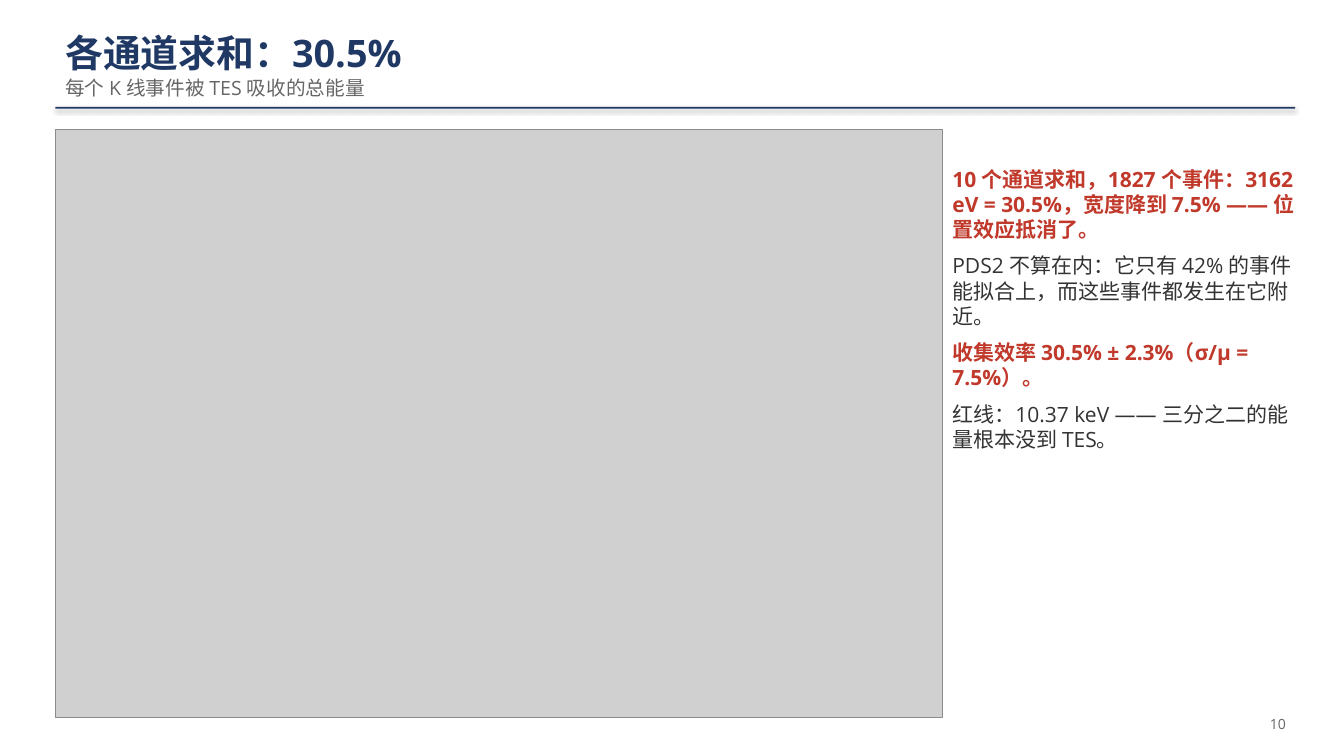
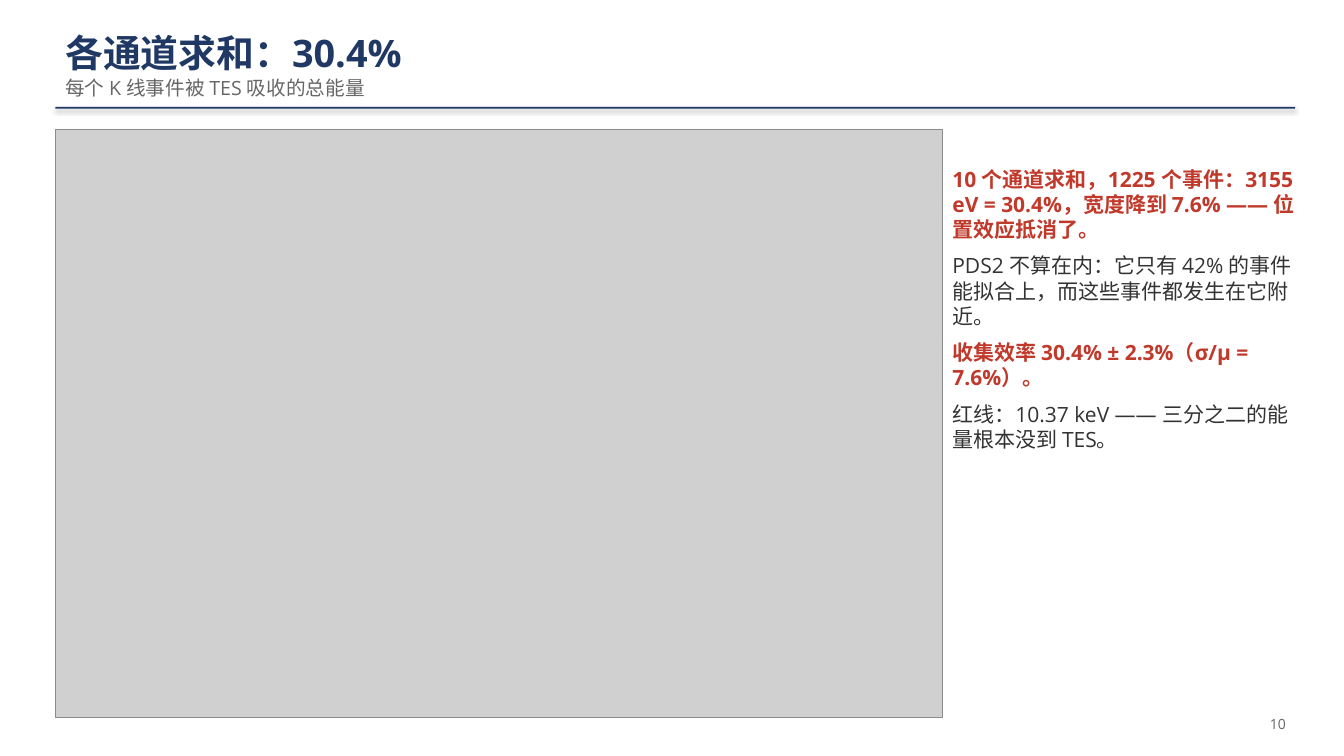
Before and after one commit to ZhihengLi0/urop, a slide deck: slide 10 of snolab_run4_phonon_pulse_analysis/collection_efficiency/presentation/SNOLAB_R4_collection_efficiency_20260910_zh.pptx. Drawn at 1344x756 pixels with LibreOffice and Linux fonts; fonts in the diff are those of the drawing; grey boxes stand for pictures. Boxes give left, top, right and bottom in pixels: in the first picture for what was removed or moved away, otherwise in the second. Text is boxed around its words. In the diff, an @@ line names an element or a change of style, - is before the commit and + after.

```diff
--- a/snolab_run4_phonon_pulse_analysis/collection_efficiency/presentation/SNOLAB_R4_collection_efficiency_20260910_zh.pptx
+++ b/snolab_run4_phonon_pulse_analysis/collection_efficiency/presentation/SNOLAB_R4_collection_efficiency_20260910_zh.pptx
@@ text at box(65, 34, 401, 71): text changed @@
-各通道求和：30.5%
+各通道求和：30.4%
@@ text at box(952, 169, 1295, 239): text changed @@
-10 个通道求和，1827 个事件：3162 eV = 30.5%，宽度降到 7.5% —— 位置效应抵消了。
+10 个通道求和，1225 个事件：3155 eV = 30.4%，宽度降到 7.6% —— 位置效应抵消了。
@@ text at box(952, 342, 1231, 387): text changed @@
-收集效率 30.5% ± 2.3%（σ/μ = 7.5%）。
+收集效率 30.4% ± 2.3%（σ/μ = 7.6%）。
```
Also in this commit, not shown: 6 other slides changed, 31 other files.
